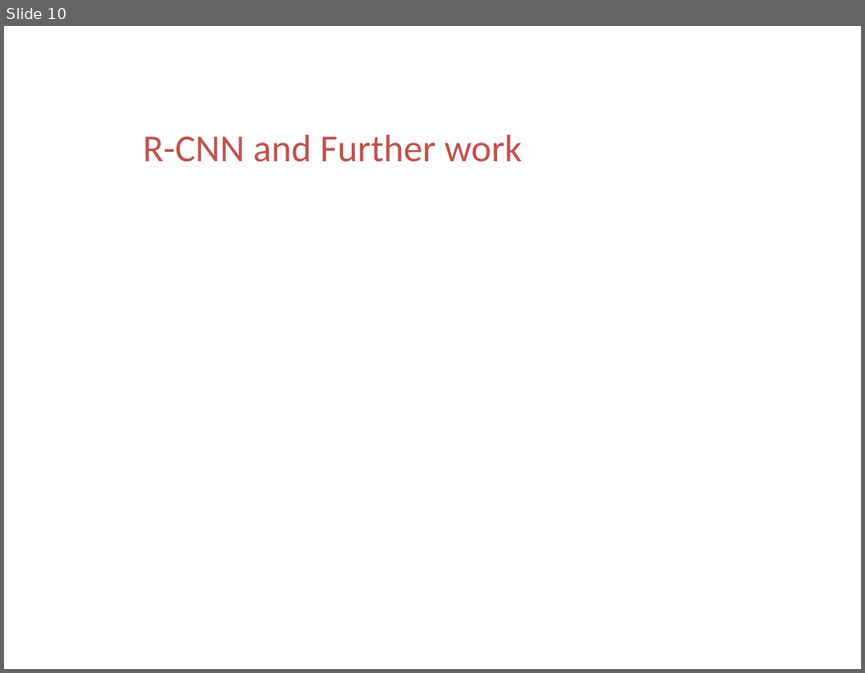
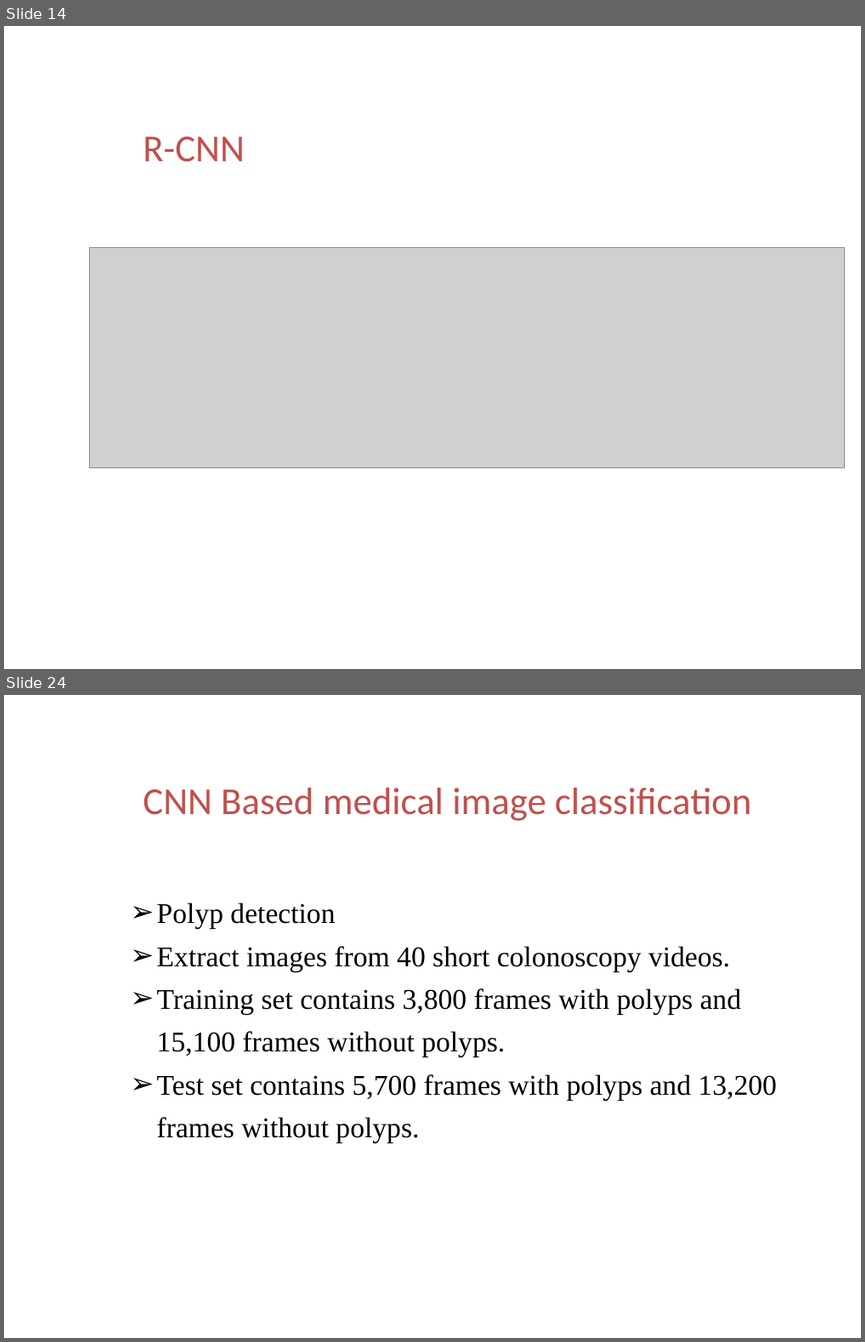
Before and after one commit to ttomchy/CV_2Project, a slide deck: presentation.pptx. Shown one above the other, each under a label of ours: slide 10 before the commit, slides 14 and 24 after it; the slides between them are not shown. The pictures are 865x673 and 865x1342 pixels, drawn with LibreOffice and Linux fonts; fonts in the diff are those of the drawing; grey boxes stand for pictures; background and template pictures are left out. Boxes give left, top, right and bottom in pixels: in the first picture for what was removed or moved away, otherwise in the second. Text is boxed around its words. In the diff, an @@ line names an element or a change of style, - is before the commit and + after.

```diff
--- a/presentation.pptx
+++ b/presentation.pptx
@@ slide 24 added at <box>4,695,861,1338</box>, background picture (left out) @@
@@ text added at <box>69,791,121,839</box>, 28 pt, text #FFFFFF, bold @@
+04
@@ text added at <box>143,788,751,821</box>, 32 pt, text #C0504D @@
+CNN Based medical image classification
@@ text added at <box>157,902,776,1143</box>, 24 pt, text #000000 @@
+➢ Polyp detection
+➢ Extract images from 40 short colonoscopy videos.
+➢ Training set contains 3,800 frames with polyps and 15,100 frames without polyps.
+➢ Test set contains 5,700 frames with polyps and 13,200 frames without polyps.
@@ what was slide 10 is now slide 14 @@
@@ slide 14 changed as well @@
@@ text at <box>143,136,245,162</box>: text changed @@
-R-CNN and Further work
+R-CNN
@@ picture added at <box>90,247,845,467</box> @@
```
Also in this commit, not shown: 3 other slides changed, 27 other slides added, 2 slides removed.
